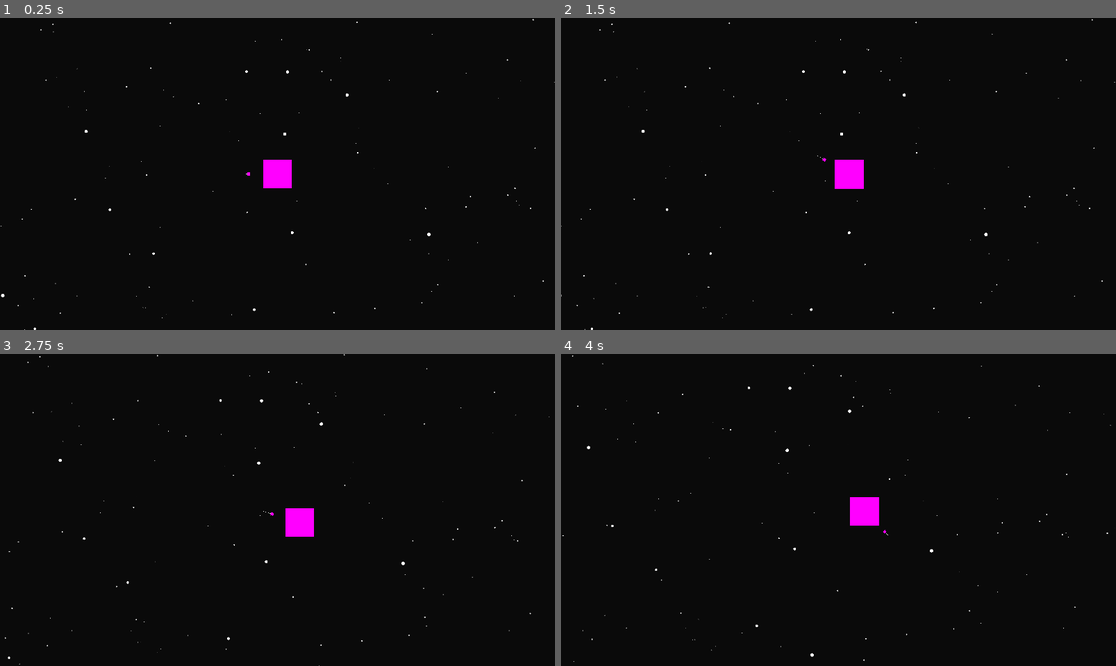
Above: before the commit, frames 1-4 (two rows, left to right).
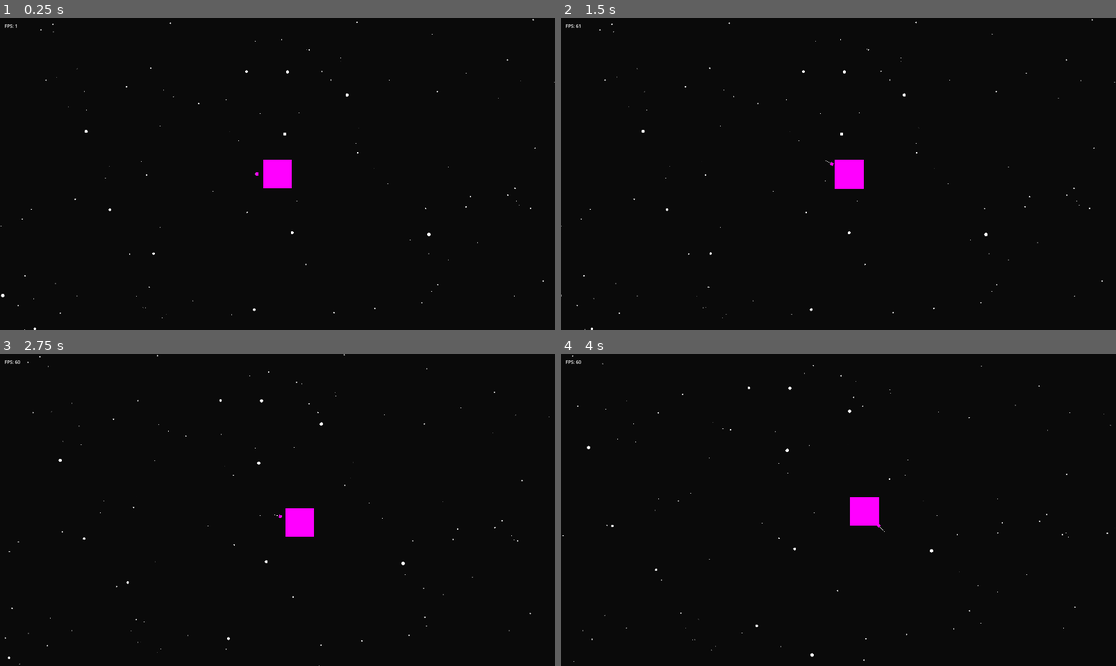
Above: after the commit, the same moments.

Repository: otDan/PlanetBlitz
Game: Godot game, scene res://main.tscn
Two runs of this game, one before a commit and one after it. Both use one fixed random seed, a clock stepped at 60 frames per second and the inputs below.
Inputs:
- Up to frame 1 (0.25 s): no input
- Up to frame 2 (1.5 s): tap Enter at 0.5 s; hold Right (ui_right) 0.53-1.28 s; hold Down (ui_down) from 1.28 s (still down)
- Up to frame 3 (2.75 s): release Down (ui_down) at 2.03 s; hold Right (ui_right) from 2.03 s (still down)
- Up to frame 4 (4 s): release Right (ui_right) at 2.78 s; hold Up (ui_up) 2.78-3.53 s; hold Left (ui_left) from 3.53 s (still down)

The runs differ from the first frame. In frame 1, less than 0.1% of the frame differs, in the area x 0-47%, y 2-51%; in frame 2, less than 0.1%; in frame 3, less than 0.1%, in the area x 0-51%, y 2-53%; in frame 4, less than 0.1%.

Commit message:
feat: Debug canvas

Diff:
--- /dev/null
+++ b/debug.gd
@@ -0,0 +1,12 @@
+extends Node
+
+@export var fps: Label
+
+
+func _ready():
+	pass
+
+
+func _process(delta):
+	fps.text = "FPS: " + str(Engine.get_frames_per_second())
+	pass
--- a/main.tscn
+++ b/main.tscn
@@ -1,12 +1,15 @@
-[gd_scene load_steps=6 format=3 uid="uid://bkeg2itkwy8vv"]
+[gd_scene load_steps=8 format=3 uid="uid://bkeg2itkwy8vv"]
 
 [ext_resource type="Script" path="res://follow_camera.gd" id="1_x6yc0"]
 [ext_resource type="PackedScene" uid="uid://dry3qo3lt13bc" path="res://player.tscn" id="2_80sai"]
 [ext_resource type="Environment" uid="uid://d08mq5h5li88u" path="res://space_envirnonment.tres" id="2_357tu"]
 [ext_resource type="Script" path="res://background.gd" id="4_yqjao"]
+[ext_resource type="Script" path="res://debug.gd" id="5_2tc34"]
 
 [sub_resource type="PlaceholderTexture2D" id="PlaceholderTexture2D_hj3jg"]
 size = Vector2(100, 100)
+
+[sub_resource type="CameraAttributesPractical" id="CameraAttributesPractical_mi7su"]
 
 [node name="Main" type="Node"]
 
@@ -19,9 +22,7 @@
 texture = SubResource("PlaceholderTexture2D_hj3jg")
 
 [node name="Player" parent="." instance=ExtResource("2_80sai")]
-
-[node name="WorldEnvironment" type="WorldEnvironment" parent="."]
-environment = ExtResource("2_357tu")
+radius = 70.0
 
 [node name="Background" type="ParallaxBackground" parent="."]
 script = ExtResource("4_yqjao")
@@ -36,3 +37,40 @@
 
 [node name="CloseStars" type="ParallaxLayer" parent="Background"]
 motion_mirroring = Vector2(4000, 4000)
+
+[node name="WorldEnvironment" type="WorldEnvironment" parent="."]
+environment = ExtResource("2_357tu")
+camera_attributes = SubResource("CameraAttributesPractical_mi7su")
+
+[node name="CanvasLayer" type="CanvasLayer" parent="."]
+
+[node name="Debug" type="Node" parent="CanvasLayer" node_paths=PackedStringArray("fps")]
+script = ExtResource("5_2tc34")
+fps = NodePath("Display/MarginContainer/VBoxContainer/Fps")
+
+[node name="Display" type="Control" parent="CanvasLayer/Debug"]
+layout_mode = 3
+anchors_preset = 15
+anchor_right = 1.0
+anchor_bottom = 1.0
+grow_horizontal = 2
+grow_vertical = 2
+
+[node name="MarginContainer" type="MarginContainer" parent="CanvasLayer/Debug/Display"]
+layout_mode = 1
+anchors_preset = 15
+anchor_right = 1.0
+anchor_bottom = 1.0
+grow_horizontal = 2
+grow_vertical = 2
+theme_override_constants/margin_left = 16
+theme_override_constants/margin_top = 16
+theme_override_constants/margin_right = 16
+theme_override_constants/margin_bottom = 16
+
+[node name="VBoxContainer" type="VBoxContainer" parent="CanvasLayer/Debug/Display/MarginContainer"]
+layout_mode = 2
+
+[node name="Fps" type="Label" parent="CanvasLayer/Debug/Display/MarginContainer/VBoxContainer"]
+layout_mode = 2
+text = "FPS: %fps%"
